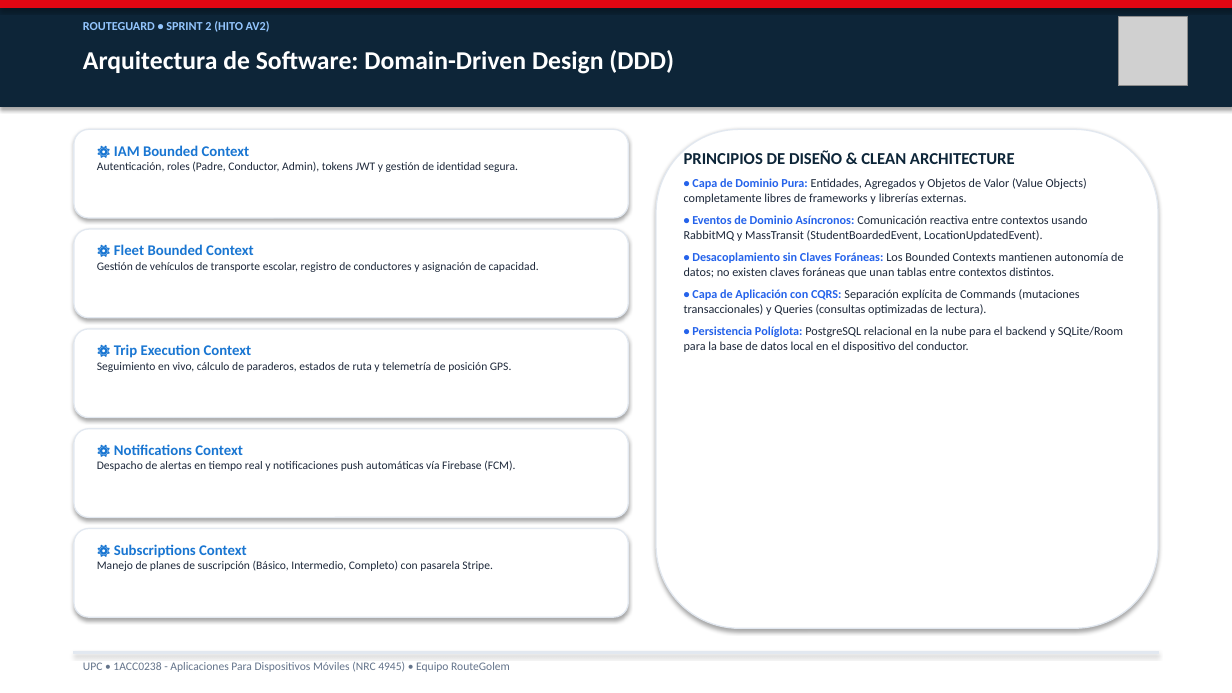
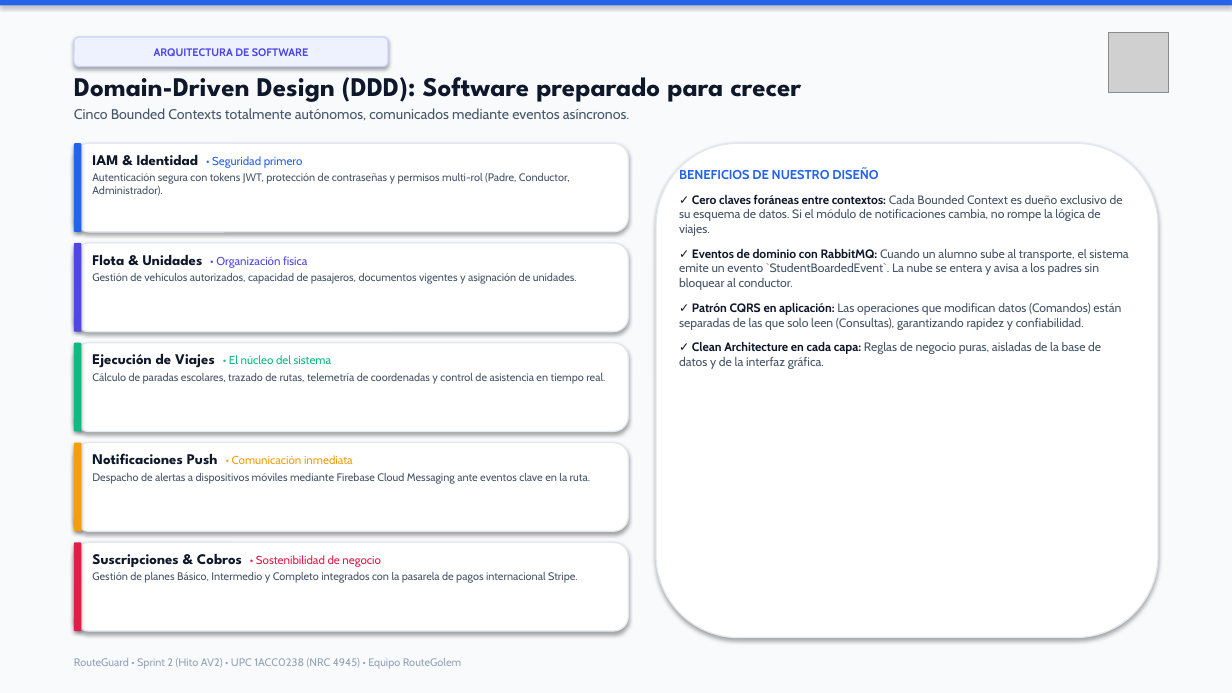
Before and after one commit to upc-pre-202620-1acc0238-4945-routegolem/routeguard-report, a slide deck: slide 6 of RouteGuard_Presentacion_Sprint2_AV2.pptx. Drawn at 1232x693 pixels with LibreOffice and Linux fonts; fonts in the diff are those of the drawing; grey boxes stand for pictures. Boxes give left, top, right and bottom in pixels: in the first picture for what was removed or moved away, otherwise in the second. Text is boxed around its words. In the diff, an @@ line names an element or a change of style, - is before the commit and + after.

Commit message:
style(presentation): refine typography, human storytelling copy and visual layout

```diff
--- a/RouteGuard_Presentacion_Sprint2_AV2.pptx
+++ b/RouteGuard_Presentacion_Sprint2_AV2.pptx
@@ rectangle at (0,0,1232,6): fill #E20613 to #2563EB; outline #E20613 0.75 pt to none @@
@@ rectangle: place and size @@
-rectangle at (0,0,1232,106)
+rectangle at (0,0,1232,693)
@@ rectangle at (0,0,1232,693): fill #0D2538 to #F8FAFC; outline #0D2538 0.75 pt to none @@
@@ text removed at (83,21,270,32) @@
-ROUTEGUARD • SPRINT 2 (HITO AV2)
@@ rounded rectangle added at (74,37,388,67), fill #EEF2FF, outline #C7D2FE 1 pt, 8.5 pt, text #4F46E5, bold @@
+ARQUITECTURA DE SOFTWARE
@@ picture: place and size @@
-picture at (1118,17,1188,86)
+picture at (1109,32,1169,92)
@@ text at (74,69,801,120): text changed; size 20 to 11 pt; font Calibri to Cabin; text colour #FFFFFF to #475569; bold off @@
-Arquitectura de Software: Domain-Driven Design (DDD)
+Domain-Driven Design (DDD): Software preparado para crecer
+Cinco Bounded Contexts totalmente autónomos, comunicados mediante eventos asíncronos.
@@ rounded rectangle added at (74,143,81,232), fill #2563EB @@
@@ rounded rectangle: place and size @@
-rounded rectangle at (656,129,1158,628)
+rounded rectangle at (656,143,1158,638)
@@ text at (92,155,570,196): text changed; size 9 to 8.5 pt; font Calibri to Cabin; text colour #1E293B to #475569 @@
-⚙ IAM Bounded Context
-Autenticación, roles (Padre, Conductor, Admin), tokens JWT y gestión de identidad segura.
+IAM & Identidad • Seguridad primero
+Autenticación segura con tokens JWT, protección de contraseñas y permisos multi-rol (Padre, Conductor, Administrador).
@@ text at (679,168,1128,369): text changed; font Calibri to Cabin; text colour #1E293B to #475569 @@
-PRINCIPIOS DE DISEÑO & CLEAN ARCHITECTURE
-• Capa de Dominio Pura: Entidades, Agregados y Objetos de Valor (Value Objects) completamente libres de frameworks y librerías externas.
-• Eventos de Dominio Asíncronos: Comunicación reactiva entre contextos usando RabbitMQ y MassTransit (StudentBoardedEvent, LocationUpdatedEvent).
-• Desacoplamiento sin Claves Foráneas: Los Bounded Contexts mantienen autonomía de datos; no existen claves foráneas que unan tablas entre contextos distintos.
-• Capa de Aplicación con CQRS: Separación explícita de Commands (mutaciones transaccionales) y Queries (consultas optimizadas de lectura).
-• Persistencia Políglota: PostgreSQL relacional en la nube para el backend y SQLite/Room para la base de datos local en el dispositivo del conductor.
+BENEFICIOS DE NUESTRO DISEÑO
+✓ Cero claves foráneas entre contextos: Cada Bounded Context es dueño exclusivo de su esquema de datos. Si el módulo de notificaciones cambia, no rompe la lógica de viajes.
+✓ Eventos de dominio con RabbitMQ: Cuando un alumno sube al transporte, el sistema emite un evento `StudentBoardedEvent`. La nube se entera y avisa a los padres sin bloquear al conductor.
+✓ Patrón CQRS en aplicación: Las operaciones que modifican datos (Comandos) están separadas de las que solo leen (Consultas), garantizando rapidez y confiabilidad.
+✓ Clean Architecture en cada capa: Reglas de negocio puras, aisladas de la base de datos y de la interfaz gráfica.
@@ rounded rectangle added at (74,243,81,332), fill #4F46E5 @@
@@ text at (92,255,577,284): text changed; size 9 to 8.5 pt; font Calibri to Cabin; text colour #1E293B to #475569 @@
-⚙ Fleet Bounded Context
-Gestión de vehículos de transporte escolar, registro de conductores y asignación de capacidad.
+Flota & Unidades • Organización física
+Gestión de vehículos autorizados, capacidad de pasajeros, documentos vigentes y asignación de unidades.
@@ 3 rounded rectangles: place and size @@
-3 rounded rectangles at (74,129,628,418)
+3 rounded rectangles at (74,143,628,432)
@@ rounded rectangle added at (74,343,81,432), fill #10B981 @@
@@ text at (92,354,605,384): text changed; size 9 to 8.5 pt; font Calibri to Cabin; text colour #1E293B to #475569 @@
-⚙ Notifications Context
-Despacho de alertas en tiempo real y notificaciones push automáticas vía Firebase (FCM).
+Ejecución de Viajes • El núcleo del sistema
+Cálculo de paradas escolares, trazado de rutas, telemetría de coordenadas y control de asistencia en tiempo real.
@@ text removed at (97,344,512,372) @@
-⚙ Trip Execution Context
-Seguimiento en vivo, cálculo de paraderos, estados de ruta y telemetría de posición GPS.
@@ rounded rectangle: place and size @@
-rounded rectangle at (74,529,628,617)
+rounded rectangle at (74,443,628,531)
@@ rounded rectangle added at (74,443,81,531), fill #F59E0B @@
@@ text added at (92,453,590,484), 8.5 pt, text #475569 @@
+Notificaciones Push • Comunicación inmediata
+Despacho de alertas a dispositivos móviles mediante Firebase Cloud Messaging ante eventos clave en la ruta.
@@ rounded rectangle: place and size @@
-rounded rectangle at (74,429,628,518)
+rounded rectangle at (74,543,628,631)
@@ rounded rectangle added at (74,543,81,631), fill #E11D48 @@
@@ text at (92,554,578,583): text changed; size 9 to 8.5 pt; font Calibri to Cabin; text colour #1E293B to #475569 @@
-⚙ Subscriptions Context
-Manejo de planes de suscripción (Básico, Intermedio, Completo) con pasarela Stripe.
+Suscripciones & Cobros • Sostenibilidad de negocio
+Gestión de planes Básico, Intermedio y Completo integrados con la pasarela de pagos internacional Stripe.
@@ text at (74,658,461,669): text changed; size 9 to 8.5 pt; font Calibri to Cabin; text colour #64748B to #94A3B8 @@
-UPC • 1ACC0238 - Aplicaciones Para Dispositivos Móviles (NRC 4945) • Equipo RouteGolem
+RouteGuard • Sprint 2 (Hito AV2) • UPC 1ACC0238 (NRC 4945) • Equipo RouteGolem
@@ rectangle removed at (74,652,1158,653) @@
```
Also in this commit, not shown: 11 other slides changed, 5 slides added, 5 slides removed.
